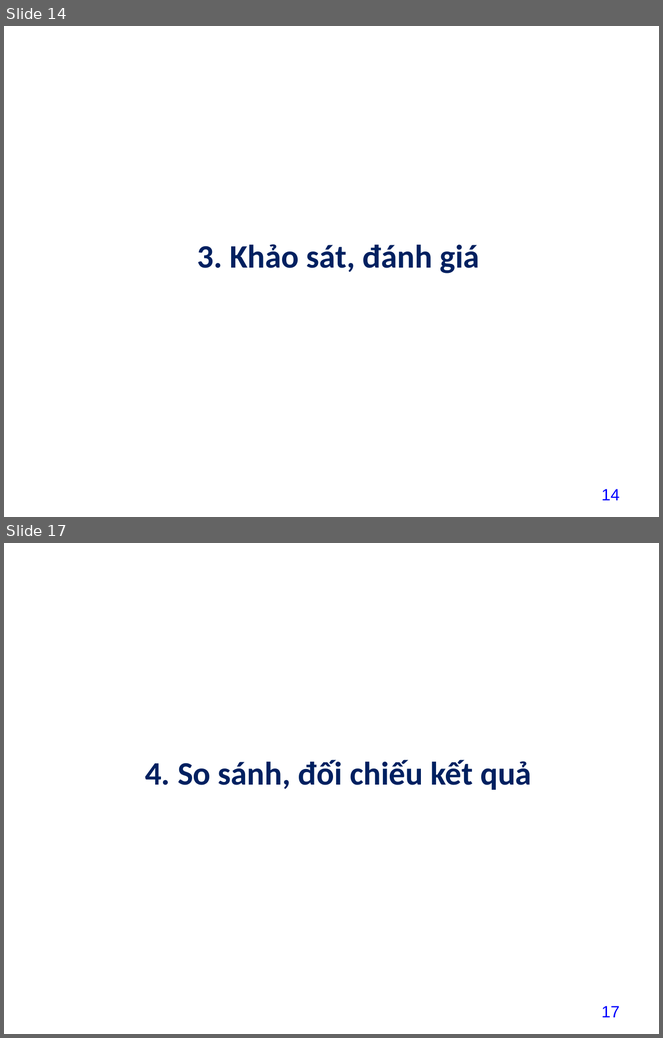
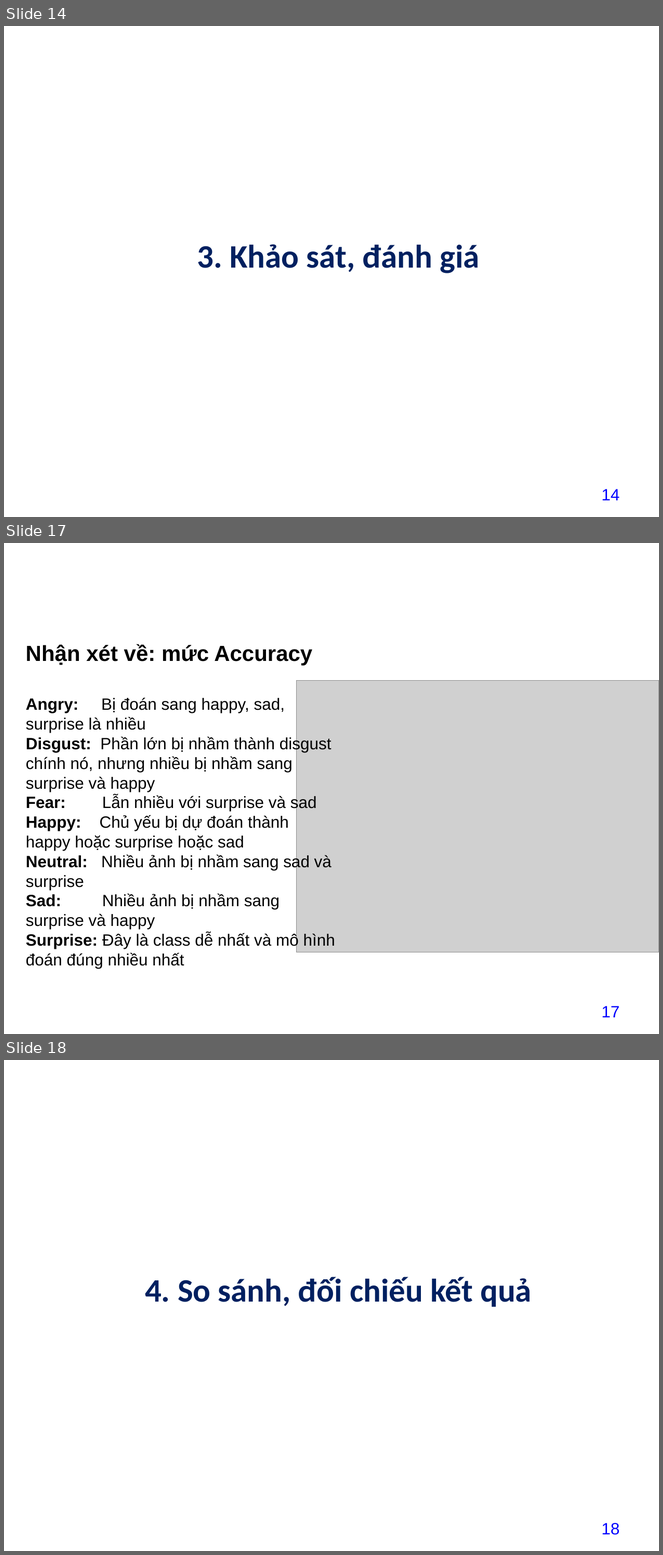
Before and after one commit to datdatnguyen2609/datdatnguyen2609, a slide deck: project/baitaplon/13_NguyenThanhDat211440519_baitaplon.pptx. Shown one above the other, each under a label of ours: slides 14 and 17 before the commit, slides 14, 17 and 18 after it; the slides between them are not shown. The pictures are 663x1038 and 663x1555 pixels, drawn with LibreOffice and Linux fonts; fonts in the diff are those of the drawing; grey boxes stand for pictures; background and template pictures are left out. Boxes give left, top, right and bottom in pixels: in the first picture for what was removed or moved away, otherwise in the second. Text is boxed around its words. In the diff, an @@ line names an element or a change of style, - is before the commit and + after.

```diff
--- a/project/baitaplon/13_NguyenThanhDat211440519_baitaplon.pptx
+++ b/project/baitaplon/13_NguyenThanhDat211440519_baitaplon.pptx
@@ slide 17 added at (x1=4, y1=543, x2=659, y2=1034), background picture (left out) @@
@@ title added at (x1=19, y1=561, x2=292, y2=604), 32 pt, text #FFFFFF, bold @@
+3. Khảo sát, đánh giá
@@ text added at (x1=26, y1=644, x2=312, y2=666), 24 pt, text #000000, bold @@
+Nhận xét về: mức Accuracy
@@ picture added at (x1=297, y1=681, x2=659, y2=953) @@
@@ text added at (x1=26, y1=697, x2=335, y2=969), 18 pt, text #000000 @@
+Angry: Bị đoán sang happy, sad, surprise là nhiều
+Disgust: Phần lớn bị nhầm thành disgust chính nó, nhưng nhiều bị nhầm sang surprise và happy
+Fear: Lẫn nhiều với surprise và sad
+Happy: Chủ yếu bị dự đoán thành happy hoặc surprise hoặc sad
+Neutral: Nhiều ảnh bị nhầm sang sad và surprise
+Sad: Nhiều ảnh bị nhầm sang surprise và happy
+Surprise: Đây là class dễ nhất và mô hình đoán đúng nhiều nhất
@@ page number added at (x1=601, y1=1006, x2=620, y2=1018), 18 pt, text #0000FF @@
+17
@@ what was slide 17 is now slide 18 @@
@@ page number at (x1=601, y1=1523, x2=620, y2=1535): text changed @@
-17
+18
```
Also in this commit, not shown: 2 slides changed, 3 other slides added, 9 other files.
